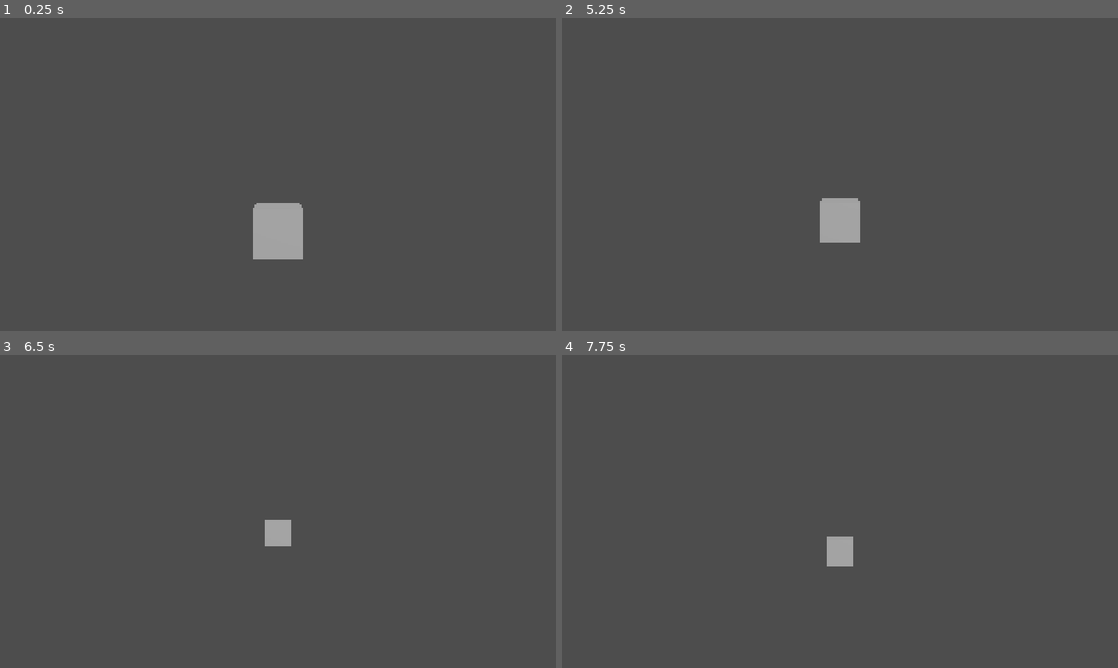
Above: before the commit, frames 1-4 (two rows, left to right).
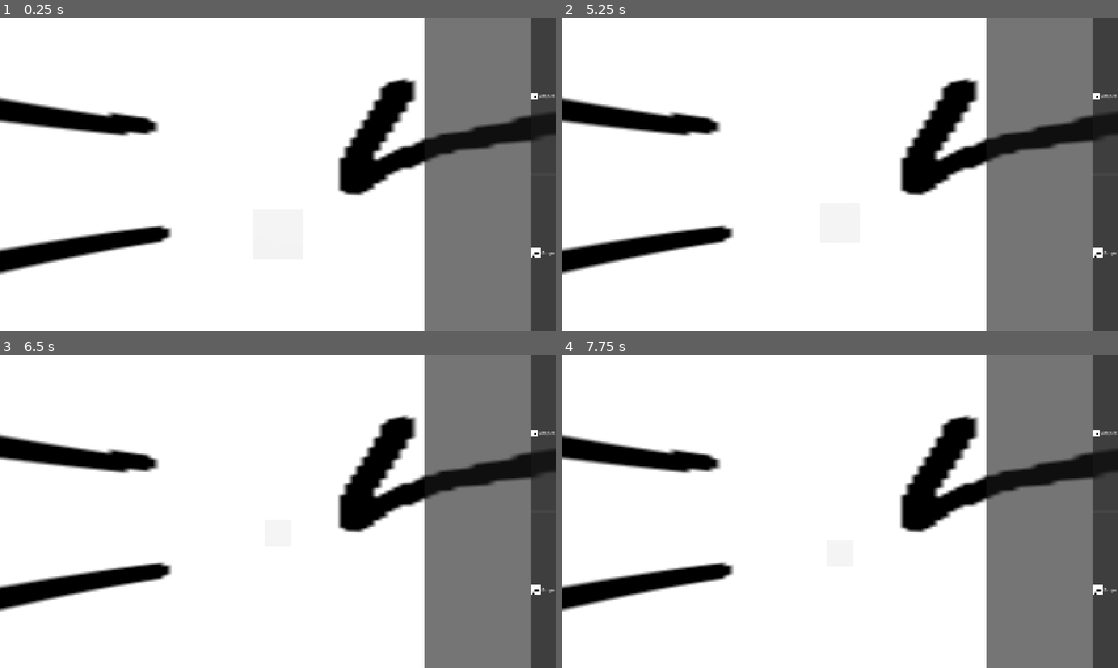
Above: after the commit, the same moments.

Repository: JAGamer001/Worldbuilder
Game: Godot game, scene res://scenes/world.tscn
Two runs of this game, one before a commit and one after it. Both use one fixed random seed, a clock stepped at 60 frames per second and the inputs below.
Inputs (mouse positions are in pixels of both pictures, inside the frame that each line leads up to):
- Up to frame 1 (0.25 s): no input
- Up to frame 2 (5.25 s): click (1106, 96) at 0.5 s, where only the run after the commit has a clickable "Shapes"; click (1106, 252) at 1.25 s, where only the run after the commit has a clickable "Props"; click (1106, 96) at 2 s, where only the run after the commit has a clickable "Shapes"; click (1106, 252) at 2.75 s, where only the run after the commit has a clickable "Props"; click (1106, 96) at 3.5 s, where only the run after the commit has a clickable "Shapes"; click (1106, 252) at 4.25 s, where only the run after the commit has a clickable "Props"; tap Enter at 5 s; move the mouse to (962, 158) at 5.02 s; hold S (cam_back) from 5.03 s (still down)
- Up to frame 3 (6.5 s): move the mouse to (166, 527) at 5.77 s; release S (cam_back) at 5.78 s; tap Ctrl (cam_down) at 5.85 s
- Up to frame 4 (7.75 s): tap Space (cam_up) at 6.5 s; move the mouse to (895, 442) at 6.52 s; hold Shift (cam_fast) 6.53-7.28 s; tap Enter at 7.25 s; move the mouse to (812, 574) at 7.27 s; tap W (cam_forward) at 7.35 s

The runs differ from the first frame. In frame 1, 95% of the frame differs, in the area x 0-100%, y 0-100%; in frame 2, 95%; in frame 3, 95%; in frame 4, 95%.

Commit message:
some new UI stuff
- test skybox is added
- categories.json file in data, for adding custom categories
- very basic editor HUD

Diff:
--- /dev/null
+++ b/data/categories.json
@@ -0,0 +1,10 @@
+[
+	{
+		"name":"Shapes",
+		"icon":"test.png"
+	},
+	{
+		"name":"Props",
+		"icon":"test.png"
+	}
+]
--- /dev/null
+++ b/prefabs/category_button.tscn
@@ -0,0 +1,8 @@
+[gd_scene format=3 uid="uid://k3mebn12fhp1"]
+
+[ext_resource type="Texture2D" uid="uid://bink4562bvjys" path="res://textures/test.png" id="1_fncql"]
+
+[node name="Button" type="Button" unique_id=1733592030]
+size_flags_vertical = 3
+icon = ExtResource("1_fncql")
+expand_icon = true
--- /dev/null
+++ b/prefabs/editor_hud.tscn
@@ -0,0 +1,35 @@
+[gd_scene format=3 uid="uid://cv7y1th0xkkyx"]
+
+[ext_resource type="Script" uid="uid://dcy3eflysbgsq" path="res://scripts/editor_hud.gd" id="1_w8j6s"]
+[ext_resource type="PackedScene" uid="uid://k3mebn12fhp1" path="res://prefabs/category_button.tscn" id="2_jqiw0"]
+
+[node name="EditorHUD" type="Control" unique_id=542601307]
+layout_mode = 3
+anchors_preset = 15
+anchor_right = 1.0
+anchor_bottom = 1.0
+grow_horizontal = 2
+grow_vertical = 2
+script = ExtResource("1_w8j6s")
+button_parent = NodePath("Panel/Categories")
+button_scene = ExtResource("2_jqiw0")
+
+[node name="Panel" type="Panel" parent="." unique_id=1787424653]
+layout_mode = 1
+anchors_preset = 11
+anchor_left = 1.0
+anchor_right = 1.0
+anchor_bottom = 1.0
+offset_left = -456.0
+grow_horizontal = 0
+grow_vertical = 2
+
+[node name="Categories" type="VBoxContainer" parent="Panel" unique_id=2141551691]
+layout_mode = 1
+anchors_preset = 11
+anchor_left = 1.0
+anchor_right = 1.0
+anchor_bottom = 1.0
+offset_left = -88.0
+grow_horizontal = 0
+grow_vertical = 2
--- a/scenes/world.tscn
+++ b/scenes/world.tscn
@@ -1,25 +1,37 @@
 [gd_scene format=3 uid="uid://3qcppmcr1ill"]
 
 [ext_resource type="Script" uid="uid://bcrn4ibwdxb7l" path="res://scripts/camera_rig.gd" id="1_4wyf3"]
+[ext_resource type="Texture2D" uid="uid://bink4562bvjys" path="res://textures/test.png" id="1_rwgxs"]
+[ext_resource type="PackedScene" uid="uid://cv7y1th0xkkyx" path="res://prefabs/editor_hud.tscn" id="3_4wyf3"]
 
 [sub_resource type="BoxMesh" id="BoxMesh_nnsk1"]
 
 [sub_resource type="BoxShape3D" id="BoxShape3D_rwgxs"]
 
+[sub_resource type="PanoramaSkyMaterial" id="PanoramaSkyMaterial_hylyb"]
+panorama = ExtResource("1_rwgxs")
+
+[sub_resource type="Sky" id="Sky_e37wx"]
+sky_material = SubResource("PanoramaSkyMaterial_hylyb")
+
 [sub_resource type="Environment" id="Environment_nnsk1"]
+background_mode = 2
+sky = SubResource("Sky_e37wx")
+ambient_light_source = 3
+ssao_enabled = true
 
 [node name="World" type="Node3D" unique_id=1889521288]
 
 [node name="GridMap" type="GridMap" parent="." unique_id=592759750]
 cell_size = Vector3(1, 1, 1)
 
-[node name="StaticBody3D" type="StaticBody3D" parent="." unique_id=1247924053]
+[node name="TestCube" type="StaticBody3D" parent="." unique_id=1247924053]
 transform = Transform3D(1, 0, 0, 0, 1, 0, 0, 0, 1, 0, -1.1790805, -4.5066304)
 
-[node name="MeshInstance3D" type="MeshInstance3D" parent="StaticBody3D" unique_id=1566496953]
+[node name="Mesh" type="MeshInstance3D" parent="TestCube" unique_id=1566496953]
 mesh = SubResource("BoxMesh_nnsk1")
 
-[node name="CollisionShape3D" type="CollisionShape3D" parent="StaticBody3D" unique_id=405160480]
+[node name="Collider" type="CollisionShape3D" parent="TestCube" unique_id=405160480]
 shape = SubResource("BoxShape3D_rwgxs")
 
 [node name="WorldEnvironment" type="WorldEnvironment" parent="." unique_id=293082365]
@@ -35,3 +47,7 @@
 [node name="Pitch" type="Node3D" parent="CameraRig" unique_id=234674788]
 
 [node name="Camera3D" type="Camera3D" parent="CameraRig/Pitch" unique_id=2139165215]
+
+[node name="GUI" type="CanvasLayer" parent="." unique_id=1378368865]
+
+[node name="EditorHUD" parent="GUI" unique_id=542601307 instance=ExtResource("3_4wyf3")]
--- /dev/null
+++ b/scripts/editor_hud.gd
@@ -0,0 +1,39 @@
+extends Control
+
+@export var category_path := "res://data/categories.json"
+@export var button_parent: NodePath
+@export var button_scene: PackedScene
+
+func _ready() -> void:
+	var file := FileAccess.open(category_path, FileAccess.READ)
+
+	var json := JSON.new()
+	var error := json.parse(file.get_as_text())
+
+	if error != OK:
+		push_error("sum bs json error at %d: %s" % [
+			json.get_error_line(),
+			json.get_error_message()
+		])
+		return
+
+	var categories = json.data
+
+	var parent := get_node_or_null(button_parent)
+
+	for category in categories:
+		if not category is Dictionary:
+			continue
+
+		var button := button_scene.instantiate() as Button
+
+		if button == null:
+			continue
+
+		button.text = str(category.get("name", "Unnamed"))
+
+		var icon_file = "res://textures/" + category.get("icon", "")
+		if ResourceLoader.exists(icon_file):
+			button.icon = load(icon_file)
+
+		parent.add_child(button)
Not shown, added: scripts/editor_hud.gd.uid
Binary file added: textures/test.png
Not shown, added: textures/test.png.import
